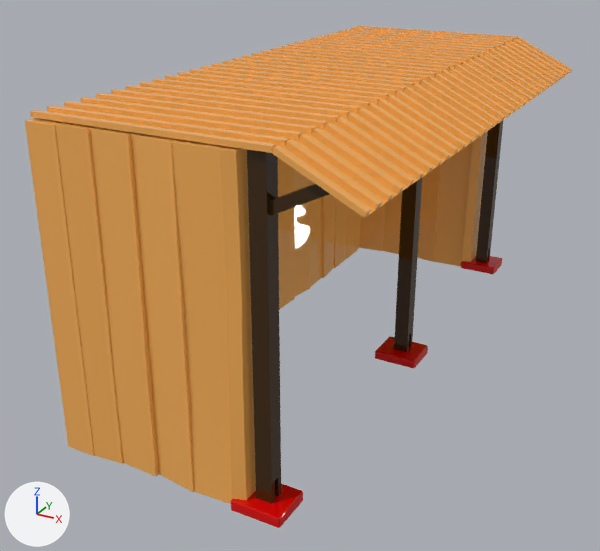
Renders of the FBX model Content/Data/RootModelisationFiles/FBX/Hangar.fbx from each side of a commit.
Camera for both pictures: a 50 mm camera at (7.0, -15.15, 8.96) aimed at (-0.78, -1.01, 1.89). Arrows for +X, +Y and +Z are at lower left; the lights stay in place. Where no turn or scale is listed for an object, it has been applied to the vertices. Vertices at the same position are counted once.

In view in the first picture: 'Hangar'.
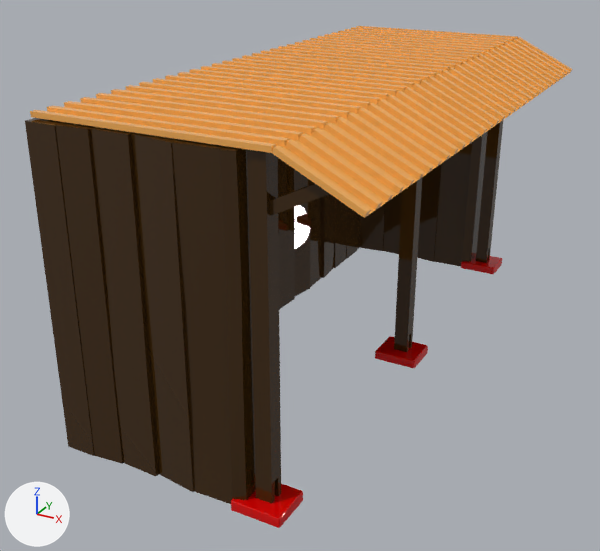
Location of each change, [x1, y1, x2, y2] in pixels of the pictures (600 x 551 px):
part 1 of me_mesh, recoloured (orange to brown): [25, 118, 488, 504] in both

Diff of the bpy script that builds the scene:
```diff
--- a/Content/Data/RootModelisationFiles/FBX/Hangar.fbx.py
+++ b/Content/Data/RootModelisationFiles/FBX/Hangar.fbx.py
@@ me_mesh @@
 me_mesh.from_pydata(...)  # 1227 vertices, 1976 faces; spans x -2.92..2.92, y -6.13..6.13, z 0.0..6.12
 # used by ob_hangar; location = (0.0, 0.0, 0.0)
+# me_mesh part 1: 910 of the faces centred in x -2.89..0.98, y -6.08..6.04, z 0.0..6.0 switch from mat_01___murext (orange #fab15a) to mat_fenetre (brown #3f2809)
 me_mesh.materials.append(mat_07___murinr)
```
